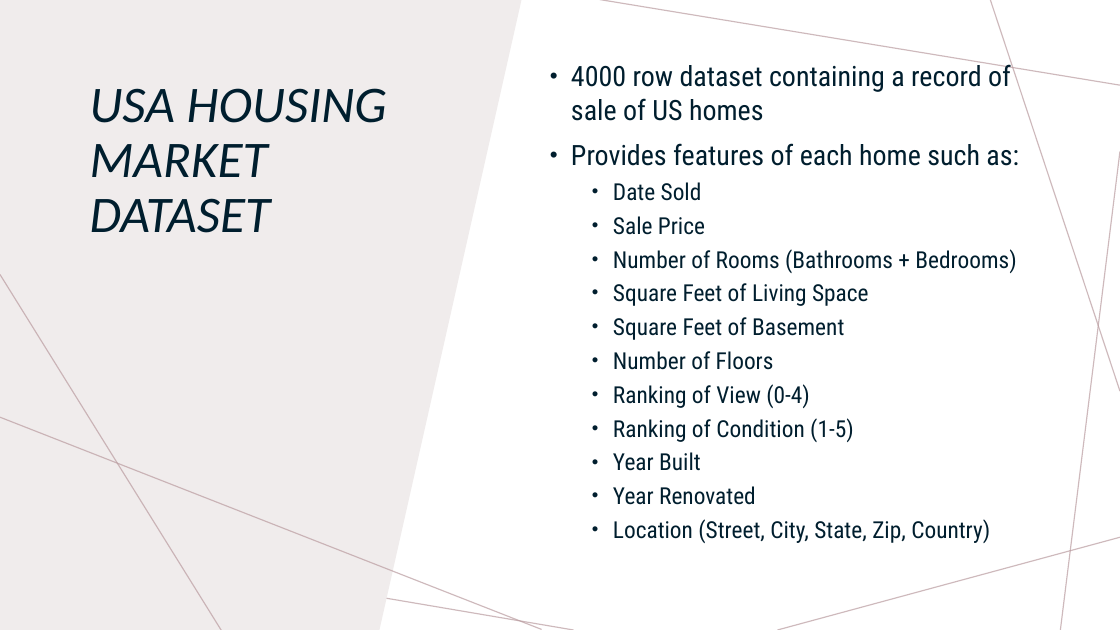
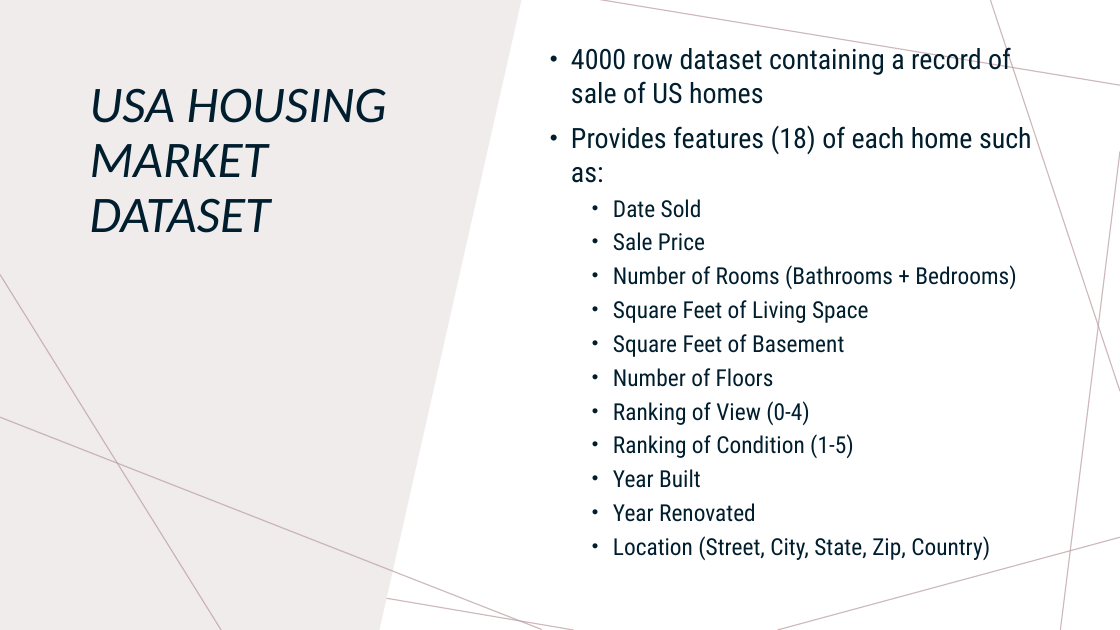
Before and after one commit to ramiwalid/FinalProjectCS301, a slide deck: slide 2 of FinalProjectCS301.pptx. Drawn at 1120x630 pixels with LibreOffice and Linux fonts; fonts in the diff are those of the drawing. Boxes give left, top, right and bottom in pixels: in the first picture for what was removed or moved away, otherwise in the second. Text is boxed around its words. In the diff, an @@ line names an element or a change of style, - is before the commit and + after.

Commit message:
Updated Intro Slide

```diff
--- a/FinalProjectCS301.pptx
+++ b/FinalProjectCS301.pptx
@@ text at [571,122,1032,183]: text changed @@
-• Provides features of each home such as:
+• Provides features (18) of each home such as:
```
